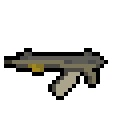
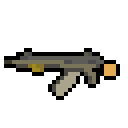
The second 128x128 image is a revision of the first. Changes to its layers:
painted on "Lager 0" over [100, 60, 120, 80]
